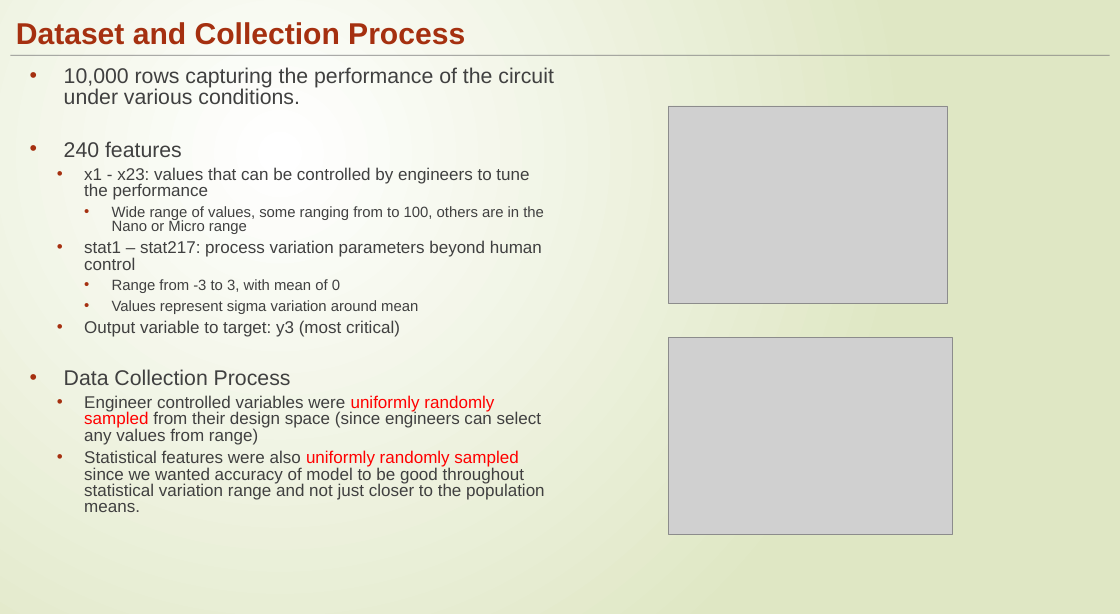
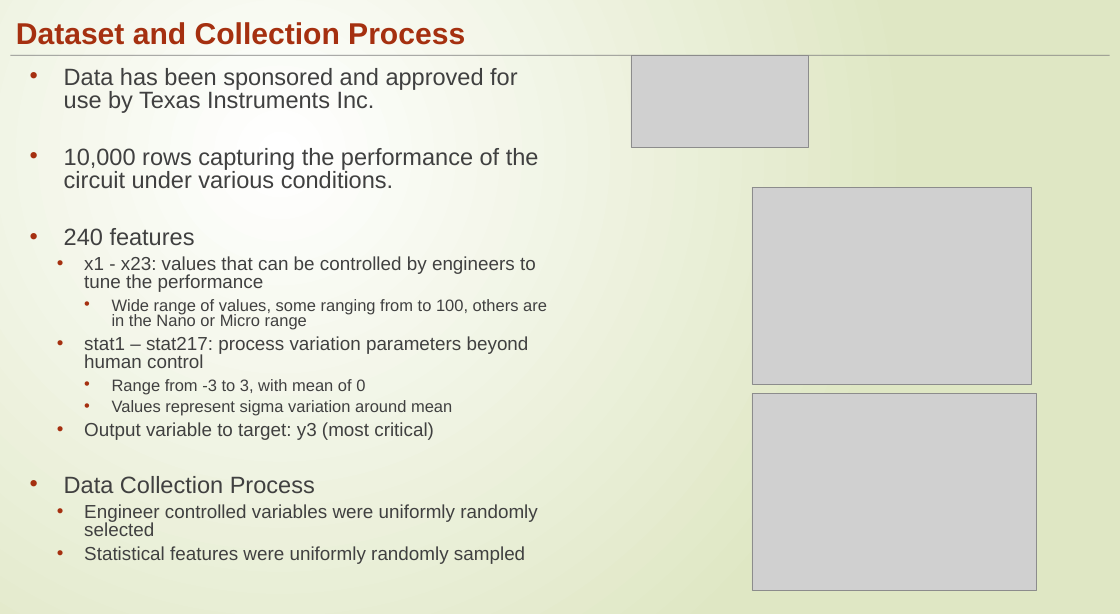
Before and after one commit to ngupta23/DS6372-PredictingPerformanceIntegratedCircuits1, a slide deck: slide 5 of Presentation/MSDS6372_Project1_Presentationv2.pptx. Drawn at 1120x614 pixels with LibreOffice and Linux fonts; fonts in the diff are those of the drawing; grey boxes stand for pictures. Boxes give left, top, right and bottom in pixels: in the first picture for what was removed or moved away, otherwise in the second. Text is boxed around its words. In the diff, an @@ line names an element or a change of style, - is before the commit and + after.

```diff
--- a/Presentation/MSDS6372_Project1_Presentationv2.pptx
+++ b/Presentation/MSDS6372_Project1_Presentationv2.pptx
@@ picture added at (x1=631, y1=55, x2=809, y2=148) @@
@@ text at (x1=64, y1=68, x2=517, y2=113): paragraph added @@
+• Data has been sponsored and approved for use by Texas Instruments Inc.
@@ text at (x1=64, y1=148, x2=547, y2=493): size 28 to 31 pt in "10,000 rows capturing the performance of the ...", "240 features", "Data Collection Process"; size 22.4 to 24.8 pt in "x1 - x23: values that can be ...", "stat1 – stat217: process variation parameters beyond ...", "Output variable to target: y3 (most critical)"; size 19.6 to 21.7 pt in "Wide range of values, some ranging from ...", "Range from -3 to 3, with mean ...", "Values represent sigma variation around mean" @@
@@ picture moved from (x1=668, y1=106, x2=947, y2=303) to (x1=752, y1=187, x2=1031, y2=384) @@
@@ picture moved from (x1=668, y1=338, x2=953, y2=535) to (x1=752, y1=394, x2=1036, y2=591) @@
@@ text at (x1=84, y1=504, x2=538, y2=564): text changed; size 22.4 to 24.8 pt @@
-  • Engineer controlled variables were uniformly randomly sampled from their design space (since engineers can select any values from range)
-  • Statistical features were also uniformly randomly sampled since we wanted accuracy of model to be good throughout statistical variation range and not just closer to the population means.
+  • Engineer controlled variables were uniformly randomly selected
+  • Statistical features were uniformly randomly sampled
```
Also in this commit, not shown: 12 other slides changed.
